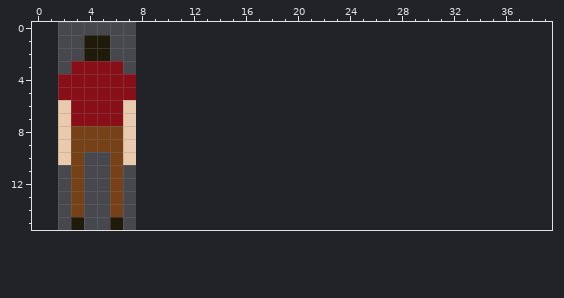
Pixel-art sprite -- assets/player.png. That is the earlier state.
The file is 6x16 pixels. The old version is drawn lined up with the new one, on the new canvas.
After the commit:
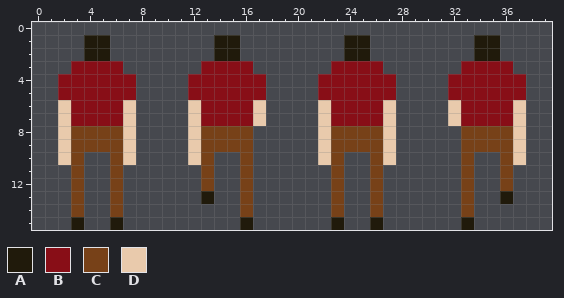
Palette (. is transparent): A #201a0b  B #880e17  C #774118  D #e9caac
Difference:
canvas 6x16 -> 40x16, the old top-left corner now at 2,0
Changed rows in their new state; - is an unchanged pixel.
first column x 12:
 1 --AA--------AA--------AA--
 2 --AA--------AA--------AA--
 3 -BBBB------BBBB------BBBB-
 4 BBBBBB----BBBBBB----BBBBBB
 5 BBBBBB----BBBBBB----BBBBBB
 6 DBBBBD----DBBBBD----DBBBBD
 7 DBBBBD----DBBBBD----DBBBBD
 8 DCCCC-----DCCCCD-----CCCCD
 9 DCCCC-----DCCCCD-----CCCCD
10 DC--C-----DC--CD-----C--CD
11 -C--C------C--C------C--C-
12 -C--C------C--C------C--C-
13 -A--C------C--C------C--A-
14 ----C------C--C------C----
15 ----A------A--A------A----
Changed places in both pictures, as pixel boxes (x1, y1, x2, y2):
added: (188, 35, 266, 230)
added: (318, 35, 526, 230)
